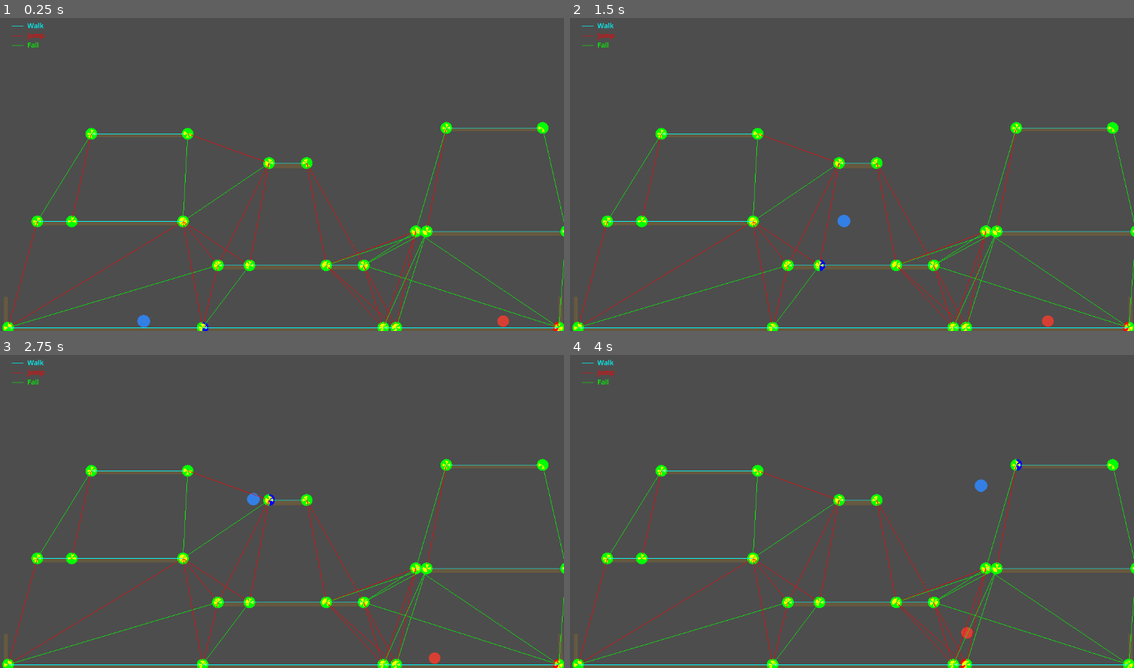
Above: before the commit, frames 1-4 (two rows, left to right).
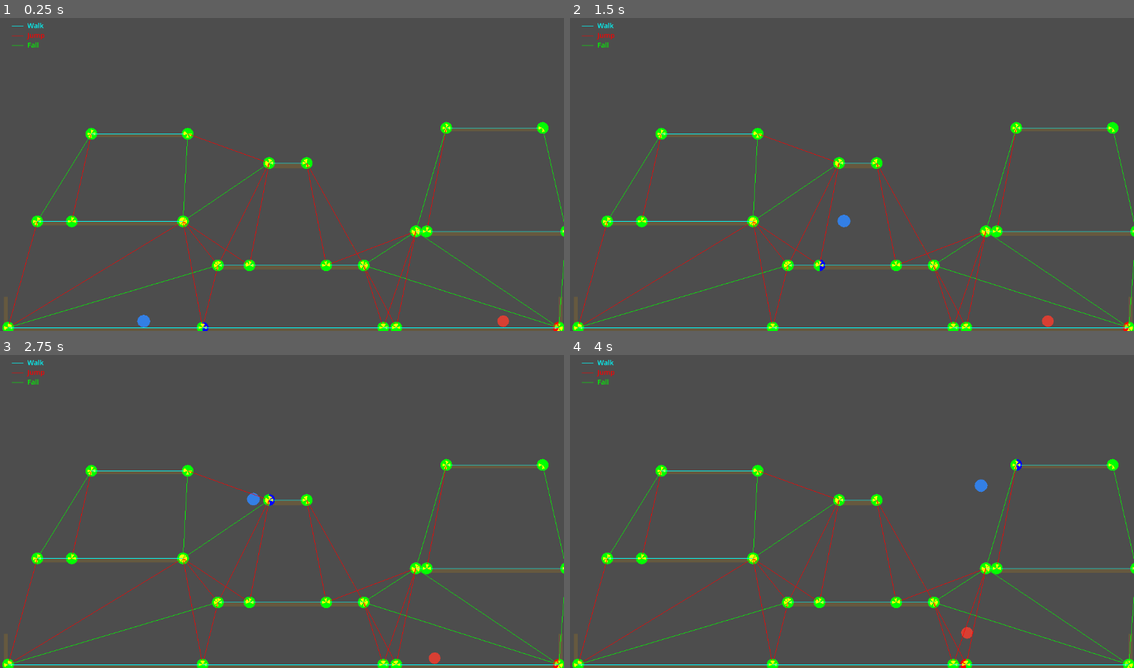
Above: after the commit, the same moments.

Repository: xhocquet/2d-platformer-pathfinding-demo
Game: Godot game, scene res://main.tscn
The game is run twice, just before and just after one commit, with the same random seed, the same clock (stepped at 60 frames per second) and the same inputs.
Inputs:
- Up to frame 1 (0.25 s): no input
- Up to frame 2 (1.5 s): hold D (move_right) from 0.53 s (still down); tap W (jump) at 0.6, 0.77, 1.07, 1.35 s
- Up to frame 3 (2.75 s): tap W (jump) at 1.52, 1.82, 2.1 s; release D (move_right) at 2.03 s; hold A (move_left) from 2.03 s (still down)
- Up to frame 4 (4 s): release A (move_left) at 2.78 s; hold D (move_right) from 2.78 s (still down); tap W (jump) at 2.85, 3.02, 3.32, 3.6, 3.77 s

The runs differ from the first frame. In frame 1, 0.3% of the frame differs, in the area x 35-76%, y 68-100%; in frame 2, 0.3%; in frame 3, 0.3%; in frame 4, 0.3%.

Commit message:
Checkpoint

Diff:
--- a/section_graph.gd
+++ b/section_graph.gd
@@ -348,9 +348,16 @@
 	var to_pos: Vector2 = _positions.get(to_id, Vector2.ZERO)
 	var dy: float = to_pos.y - from_pos.y
 	if dy > 0:
+		if not _is_platform_lr(from_id):
+			return
 		_add_edge(from_id, to_id, EdgeType.FALL)
 	elif dy < 0 and (from_pos.y - to_pos.y) <= max_jump_height:
+		if not _is_platform_lr(to_id):
+			return
 		_add_edge(from_id, to_id, EdgeType.JUMP)
+
+func _is_platform_lr(section_id: StringName) -> bool:
+	return not str(section_id).ends_with("_jump")
 
 func _add_edge(from: StringName, to: StringName, type: EdgeType) -> void:
 	for e in _edges:
